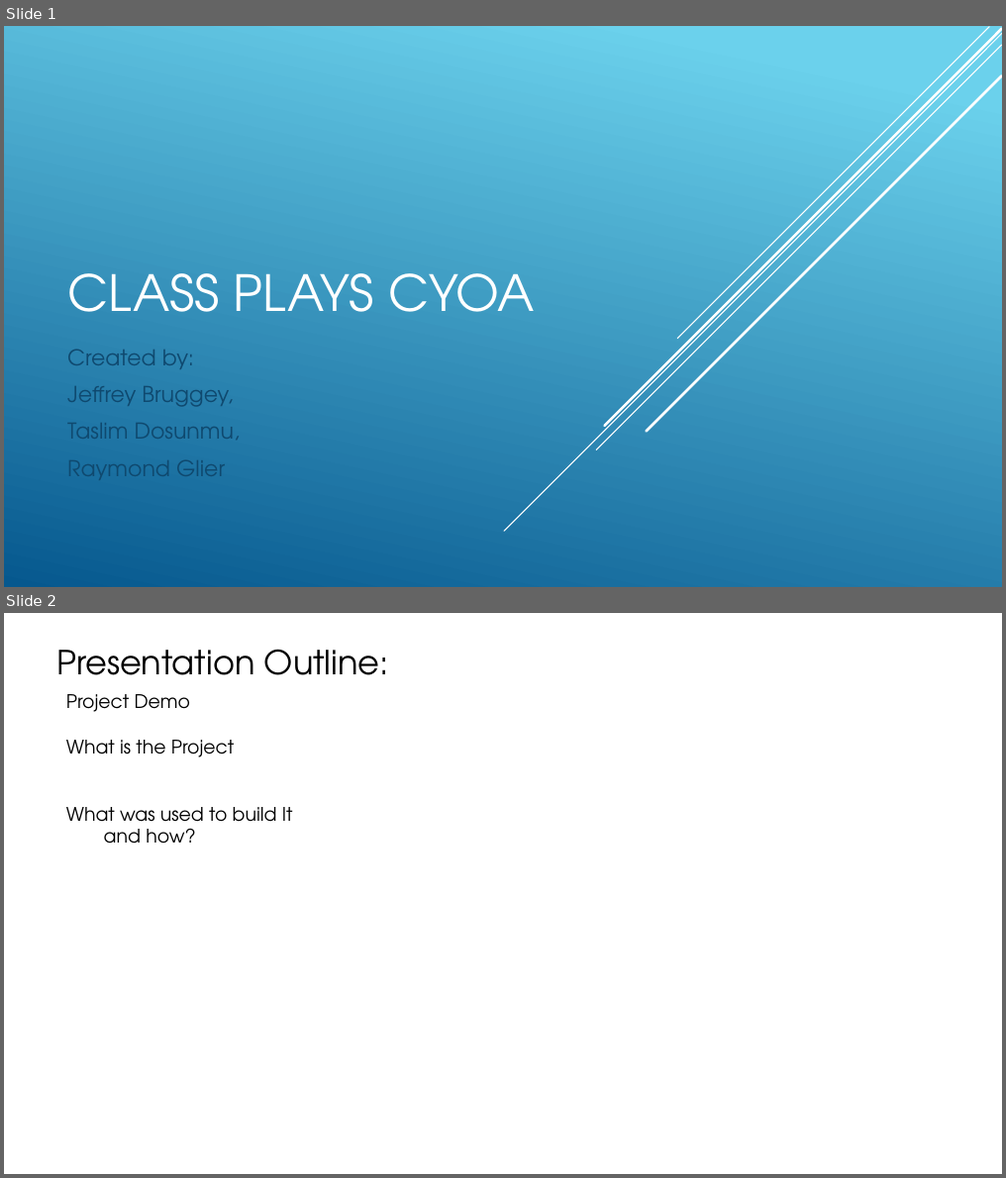
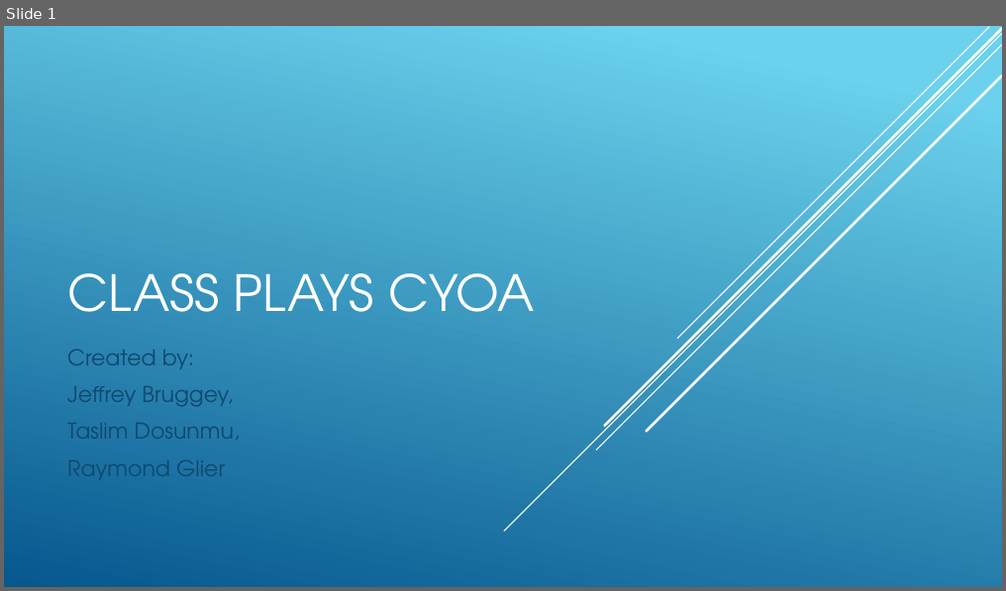
Before and after one commit to JayDosunmu/class_plays_cyoa, a slide deck: SLP_Project_Demo.pptx. Shown one above the other, each under a label of ours: slides 1 and 2 before the commit, slide 1 after it. The pictures are 1006x1178 and 1006x591 pixels, drawn with LibreOffice and Linux fonts; fonts in the diff are those of the drawing. Boxes give left, top, right and bottom in pixels: in the first picture for what was removed or moved away, otherwise in the second. Text is boxed around its words. In the diff, an @@ line names an element or a change of style, - is before the commit and + after.

```diff
--- a/SLP_Project_Demo.pptx
+++ b/SLP_Project_Demo.pptx
@@ slide 2 removed at box(4, 613, 1002, 1174), background #FFFFFF @@
@@ text removed at box(56, 649, 389, 675) @@
-Presentation Outline:
@@ text removed at box(66, 694, 293, 844) @@
-Project Demo
-What is the Project
-What was used to build It
-and how?
@@ group removed at box(757, 856, 1002, 1118): 5 lines @@
```
Also in this commit, not shown: 6 slides added.
